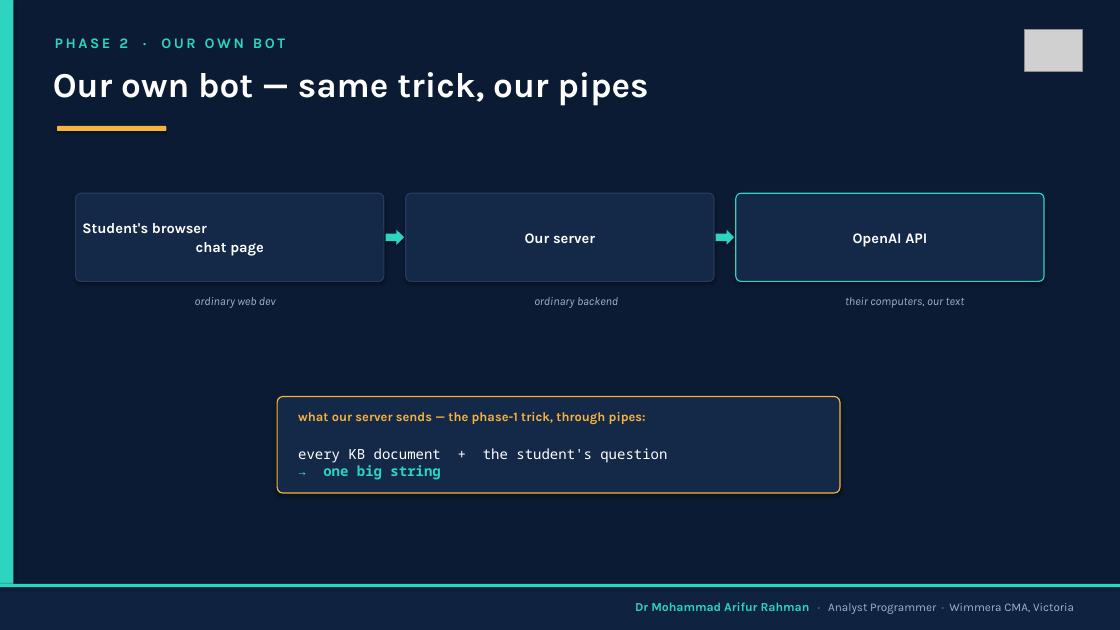
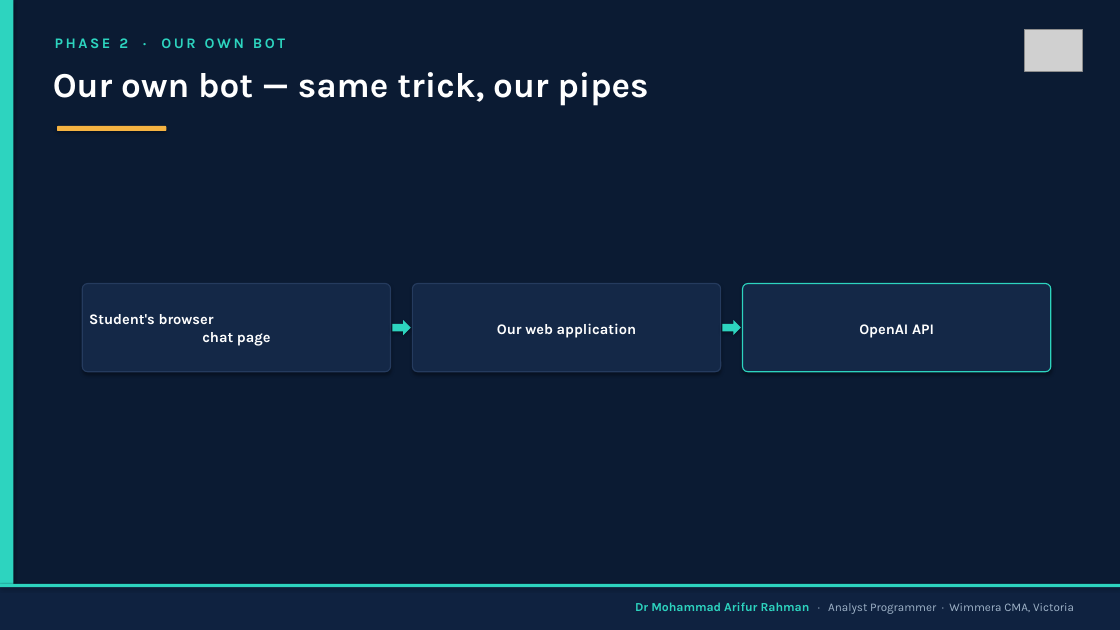
Before and after one commit to arifwcma/induction, a slide deck: slide 4 of lecture/deck.pptx. Drawn at 1120x630 pixels with LibreOffice and Linux fonts; fonts in the diff are those of the drawing; grey boxes stand for pictures. Boxes give left, top, right and bottom in pixels: in the first picture for what was removed or moved away, otherwise in the second. Text is boxed around its words. In the diff, an @@ line names an element or a change of style, - is before the commit and + after.

```diff
--- a/lecture/deck.pptx
+++ b/lecture/deck.pptx
@@ text removed at (195, 297, 276, 308) @@
-ordinary web dev
@@ text removed at (534, 297, 618, 308) @@
-ordinary backend
@@ 3 rounded rectangles, 2 texts, 2 right arrows: place and size @@
-3 rounded rectangles, 2 texts, 2 right arrows at (76, 193, 1044, 281)
+3 rounded rectangles, 2 texts, 2 right arrows at (82, 284, 1051, 372)
@@ text removed at (845, 297, 965, 308) @@
-their computers, our text
@@ text at (497, 323, 637, 338): text changed @@
-Our server
+Our web application
@@ rounded rectangle removed at (277, 397, 840, 493) @@
@@ text removed at (298, 412, 646, 424) @@
-what our server sends — the phase-1 trick, through pipes:
@@ text removed at (298, 448, 667, 463) @@
-every KB document + the student's question
-→ one big string
```
Also in this commit, not shown: 5 other slides changed, 1 other file.
